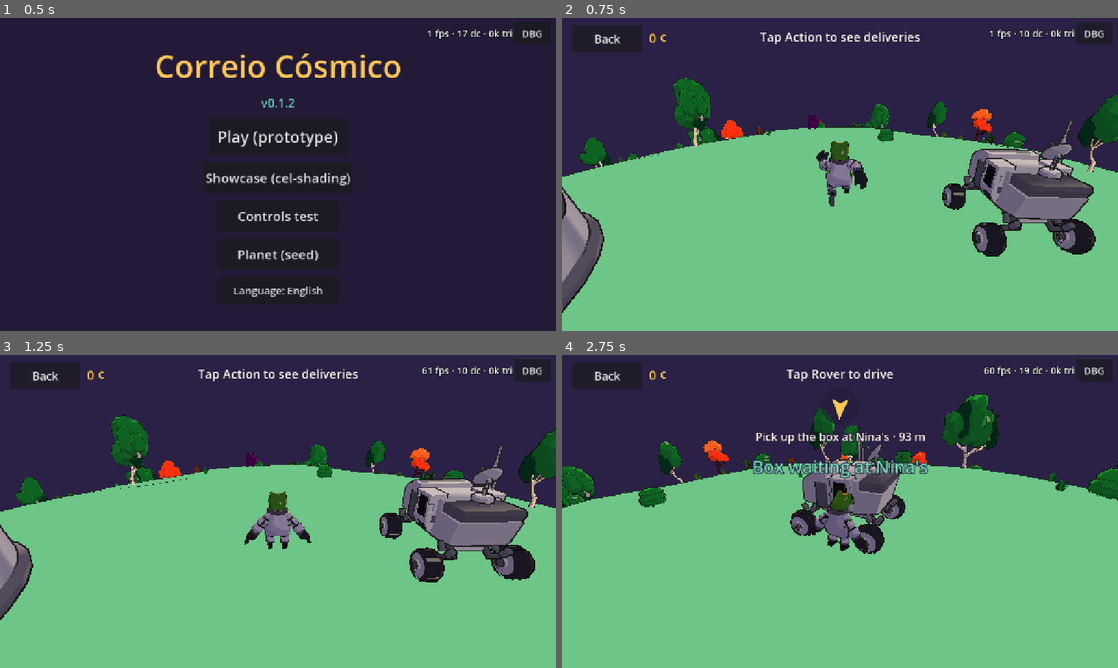
Above: before the commit, frames 1-4 (two rows, left to right).
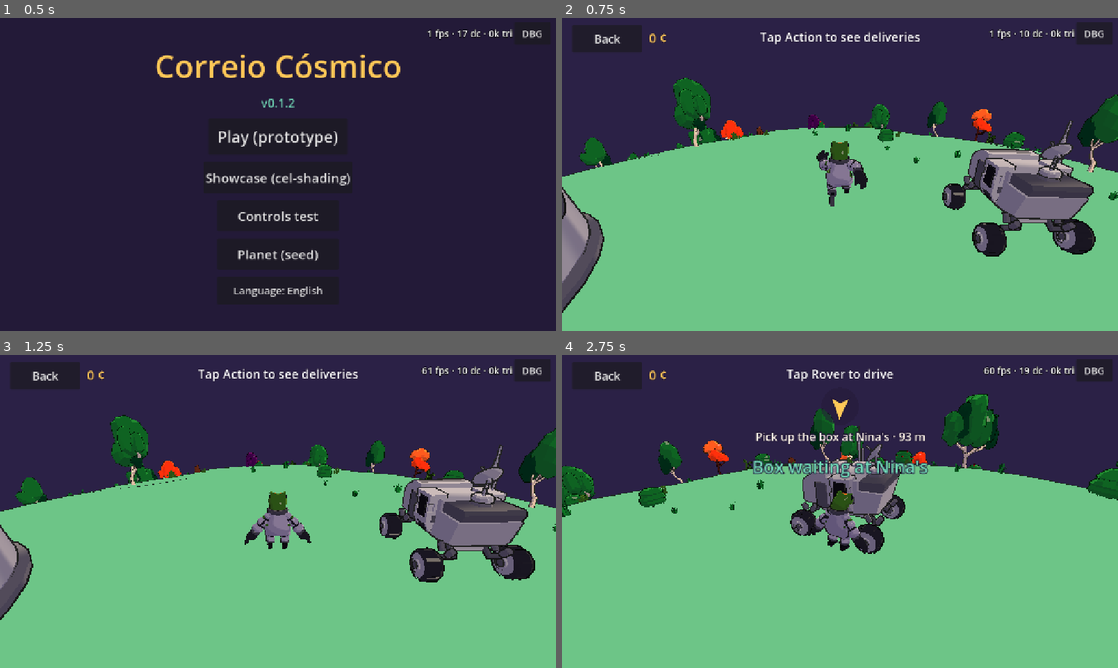
Above: after the commit, the same moments.

Repository: Curio2560/cozy-space-game
Game: Godot game, scene res://scenes/ui/boot.tscn
Same seed, same stepped clock (60 frames per second), same inputs: the game is played once before the commit and once after it.
Inputs (mouse positions are in pixels of both pictures, inside the frame that each line leads up to):
- Up to frame 1 (0.5 s): no input
- Up to frame 2 (0.75 s): click "Play (prototype)" at 0.5 s
- Up to frame 3 (1.25 s): no input
- Up to frame 4 (2.75 s): tap Enter at 1.25 s; move the mouse to (962, 495) at 1.27 s; hold D (move_right) 1.28-2 s; hold E (action) 1.28-2 s; click (962, 495) at 1.42 s; tap Space (jump) at 1.52 s; drag from (728, 527) to (812, 574) at 2.02 s

Frame 1 is identical in both runs. In frame 2, 0.3% of the frame differs, in the area x 10-100%, y 33-59%; in frame 3, 0.2%; in frame 4, 0.4%, in the area x 0-92%, y 32-52%.

Commit message:
F2: mais relva nos três mundos e respostas do grill ronda 3
Co-Authored-By: Claude Opus 5.5 <noreply@anthropic.com>

Diff:
--- a/src/planet/planet_generator.gd
+++ b/src/planet/planet_generator.gd
@@ -36,7 +36,7 @@
 			{"kinds": ["natureza/Rock_Large_1", "natureza/Rock_Large_2", "natureza/Rock_Large_3"], "count": 40, "size": [1.2, 2.2], "clear": 1.8, "outline": true, "collider": 0.45},
 			{"kinds": ["natureza/Rock_1", "natureza/Rock_2", "natureza/Rock_3", "natureza/Rock_4"], "count": 50, "size": [0.35, 0.7], "clear": 0.6, "outline": true},
 			{"kinds": ["natureza/Plant_1", "natureza/Plant_2", "natureza/Plant_2", "natureza/Plant_1", "natureza/Plant_3"], "count": 120, "size": [0.5, 0.9], "clear": 0.6, "outline": true, "cluster": 0.3},
-			{"kinds": ["mdvl/mdvl_nature_grass_01", "mdvl/mdvl_nature_grass_01", "natureza/Grass_2"], "count": 600, "size": [0.3, 0.6], "clear": 0.3, "outline": false, "cluster": 0.35},
+			{"kinds": ["mdvl/mdvl_nature_grass_01", "mdvl/mdvl_nature_grass_01", "natureza/Grass_2"], "count": 1500, "size": [0.3, 0.65], "clear": 0.22, "outline": false, "cluster": 0.3},
 		],
 	},
 	"acido": {
@@ -60,7 +60,7 @@
 				"count": 220, "size": [0.7, 1.4], "clear": 1.0, "outline": true},
 			{"kinds": ["natureza/Rock_Large_1", "natureza/Rock_Large_2", "natureza/Rock_Large_3"], "count": 50, "size": [1.2, 2.4], "clear": 1.8, "outline": true, "collider": 0.45},
 			{"kinds": ["natureza/Rock_1", "natureza/Rock_2", "natureza/Rock_3", "natureza/Rock_4"], "count": 60, "size": [0.35, 0.7], "clear": 0.6, "outline": true},
-			{"kinds": ["mdvl/mdvl_nature_grass_01"], "count": 550, "size": [0.3, 0.6], "clear": 0.3, "outline": false, "cluster": 0.35},
+			{"kinds": ["mdvl/mdvl_nature_grass_01"], "count": 1200, "size": [0.3, 0.65], "clear": 0.22, "outline": false, "cluster": 0.3},
 		],
 	},
 	"lava": {
@@ -83,7 +83,7 @@
 				"count": 90, "size": [3.0, 4.5], "clear": 2.0, "outline": true, "collider": 0.06},
 			{"kinds": ["natureza/Rock_Large_1", "natureza/Rock_Large_2", "natureza/Rock_Large_3"], "count": 70, "size": [1.2, 2.8], "clear": 1.8, "outline": true, "collider": 0.45},
 			{"kinds": ["natureza/Rock_1", "natureza/Rock_2", "natureza/Rock_3", "natureza/Rock_4"], "count": 90, "size": [0.35, 0.8], "clear": 0.6, "outline": true},
-			{"kinds": ["mdvl/mdvl_nature_grass_01"], "count": 250, "size": [0.25, 0.45], "clear": 0.3, "outline": false, "cluster": 0.6},
+			{"kinds": ["mdvl/mdvl_nature_grass_01"], "count": 500, "size": [0.25, 0.5], "clear": 0.22, "outline": false, "cluster": 0.55},
 		],
 	},
 }
Not shown, changed: docs/design/grill-respostas.md
